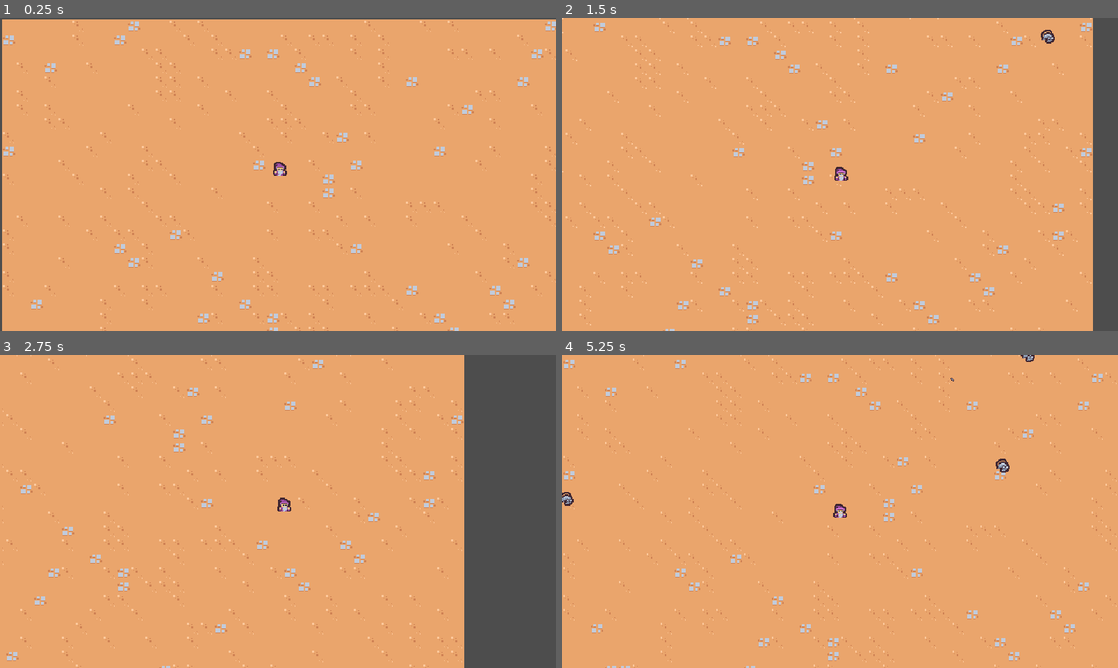
Above: before the commit, frames 1-4 (two rows, left to right).
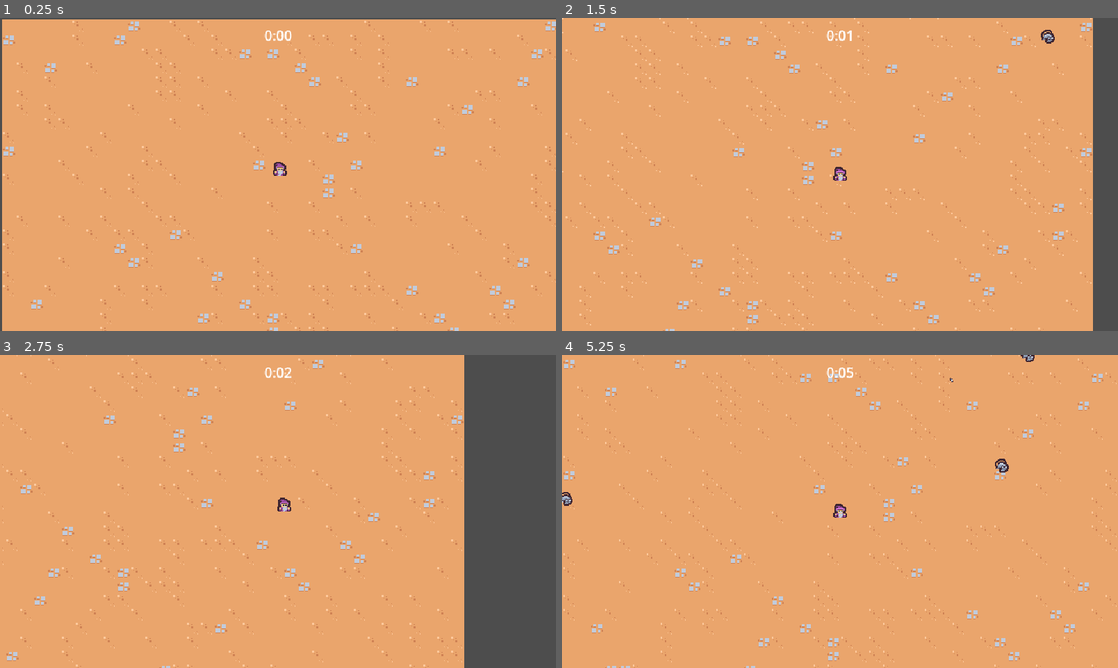
Above: after the commit, the same moments.

Repository: camd67/survivors-clone
Game: Godot game, scene res://scenes/main/main.tscn
Same seed, same stepped clock (60 frames per second), same inputs: the game is played once before the commit and once after it.
Inputs:
- Up to frame 1 (0.25 s): no input
- Up to frame 2 (1.5 s): hold D (move_right) 0.53-1.28 s; hold S (move_down) from 1.28 s (still down)
- Up to frame 3 (2.75 s): release S (move_down) at 2.03 s; hold D (move_right) from 2.03 s (still down)
- Up to frame 4 (5.25 s): release D (move_right) at 2.78 s; hold W (move_up) 2.78-3.53 s; hold A (move_left) 3.53-5.03 s; hold S (move_down) from 5.03 s (still down)

The runs differ from the first frame. In frame 1, less than 0.1% of the frame differs, in the area x 47-53%, y 4-8%; in frame 2, 0.1%; in frame 3, less than 0.1%; in frame 4, 0.2%, in the area x 0-81%, y 4-49%.

Commit message:
Lesson 15: game loop

Diff:
--- a/project.godot
+++ b/project.godot
@@ -65,4 +65,3 @@
 [rendering]
 
 textures/canvas_textures/default_texture_filter=0
-2d/snap/snap_2d_transforms_to_pixel=true
--- a/scenes/main/main.tscn
+++ b/scenes/main/main.tscn
@@ -1,11 +1,18 @@
-[gd_scene load_steps=5 format=3 uid="uid://b85npxu8jmy6n"]
+[gd_scene load_steps=7 format=3 uid="uid://b85npxu8jmy6n"]
 
 [ext_resource type="PackedScene" uid="uid://dtg3vxagmiomm" path="res://scenes/player/player.tscn" id="1_2unh3"]
 [ext_resource type="TileSet" uid="uid://dtyy32skcnkso" path="res://resources/tileset.tres" id="1_cr1ta"]
+[ext_resource type="PackedScene" uid="uid://wxukhk1lpdgw" path="res://scenes/ui/arena_time_ui.tscn" id="1_jhg5g"]
+[ext_resource type="PackedScene" uid="uid://be8rxdmac1joq" path="res://scenes/manager/arena_time_manager.tscn" id="2_2nbii"]
 [ext_resource type="PackedScene" uid="uid://dtprosgyj5006" path="res://scenes/game_camera/game_camera.tscn" id="3_1l07m"]
 [ext_resource type="PackedScene" uid="uid://627ljqx6mqve" path="res://scenes/manager/enemy_manager.tscn" id="4_87fmu"]
 
 [node name="Main" type="Node"]
+
+[node name="ArenaTimeUi" parent="." node_paths=PackedStringArray("arena_time_manager") instance=ExtResource("1_jhg5g")]
+arena_time_manager = NodePath("../ArenaTimeManager")
+
+[node name="ArenaTimeManager" parent="." instance=ExtResource("2_2nbii")]
 
 [node name="EnemyManager" parent="." instance=ExtResource("4_87fmu")]
 
--- /dev/null
+++ b/scenes/manager/arena_time_manager.gd
@@ -0,0 +1,6 @@
+extends Node
+
+@onready var timer = $Timer
+
+func get_time_elapsed():
+	return timer.wait_time - timer.time_left
--- /dev/null
+++ b/scenes/manager/arena_time_manager.tscn
@@ -0,0 +1,11 @@
+[gd_scene load_steps=2 format=3 uid="uid://be8rxdmac1joq"]
+
+[ext_resource type="Script" path="res://scenes/manager/arena_time_manager.gd" id="1_sn2er"]
+
+[node name="ArenaTimeManager" type="Node"]
+script = ExtResource("1_sn2er")
+
+[node name="Timer" type="Timer" parent="."]
+wait_time = 60.0
+one_shot = true
+autostart = true
--- /dev/null
+++ b/scenes/ui/arena_time_ui.gd
@@ -0,0 +1,17 @@
+extends CanvasLayer
+
+@export var arena_time_manager: Node
+@onready var label: Label = %Label
+
+func _process(delta):
+	if arena_time_manager == null:
+		return
+
+	var time_elapsed = arena_time_manager.get_time_elapsed()
+	label.text = format_seconds_to_string(time_elapsed)
+
+
+func format_seconds_to_string(seconds: float) -> String:
+	var minutes = floor(seconds / 60)
+	var remaining_seconds = seconds - (minutes * 60)
+	return str(minutes) + ":" + ("%02d" % floor(remaining_seconds))
--- /dev/null
+++ b/scenes/ui/arena_time_ui.tscn
@@ -0,0 +1,22 @@
+[gd_scene load_steps=2 format=3 uid="uid://wxukhk1lpdgw"]
+
+[ext_resource type="Script" path="res://scenes/ui/arena_time_ui.gd" id="1_2yry3"]
+
+[node name="ArenaTimeUi" type="CanvasLayer"]
+script = ExtResource("1_2yry3")
+
+[node name="MarginContainer" type="MarginContainer" parent="."]
+anchors_preset = 15
+anchor_right = 1.0
+anchor_bottom = 1.0
+grow_horizontal = 2
+grow_vertical = 2
+mouse_filter = 2
+theme_override_constants/margin_top = 8
+
+[node name="Label" type="Label" parent="MarginContainer"]
+unique_name_in_owner = true
+layout_mode = 2
+size_flags_horizontal = 4
+size_flags_vertical = 0
+text = "00:00.000"
